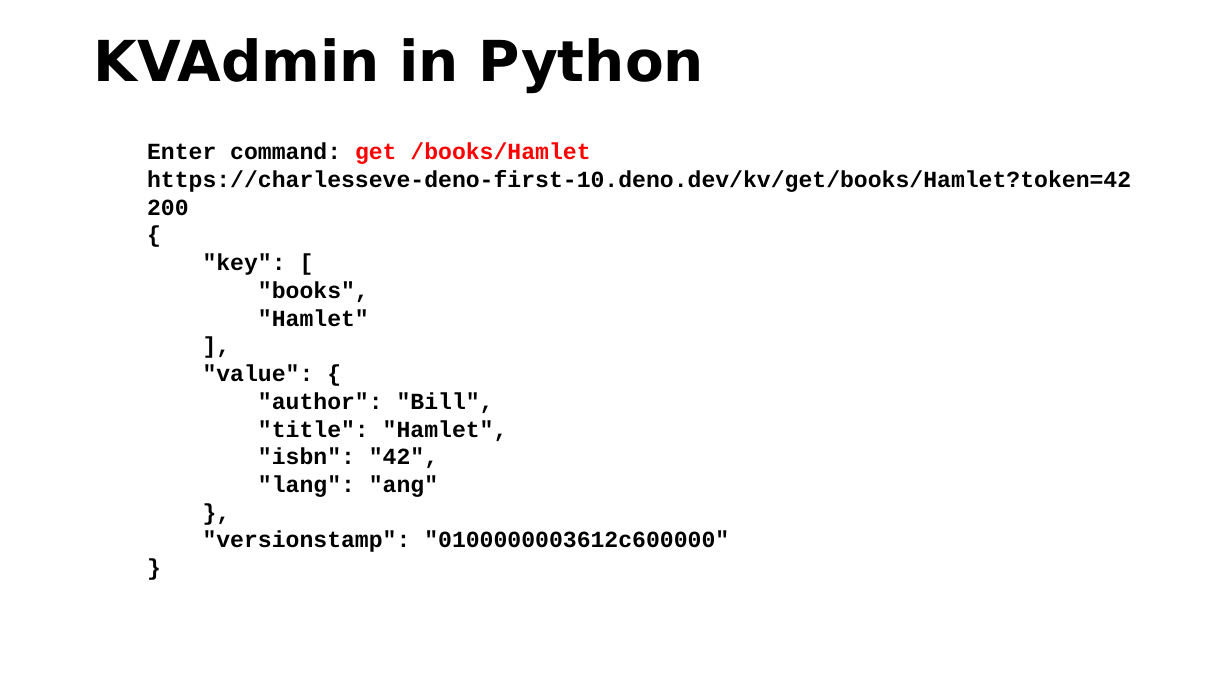
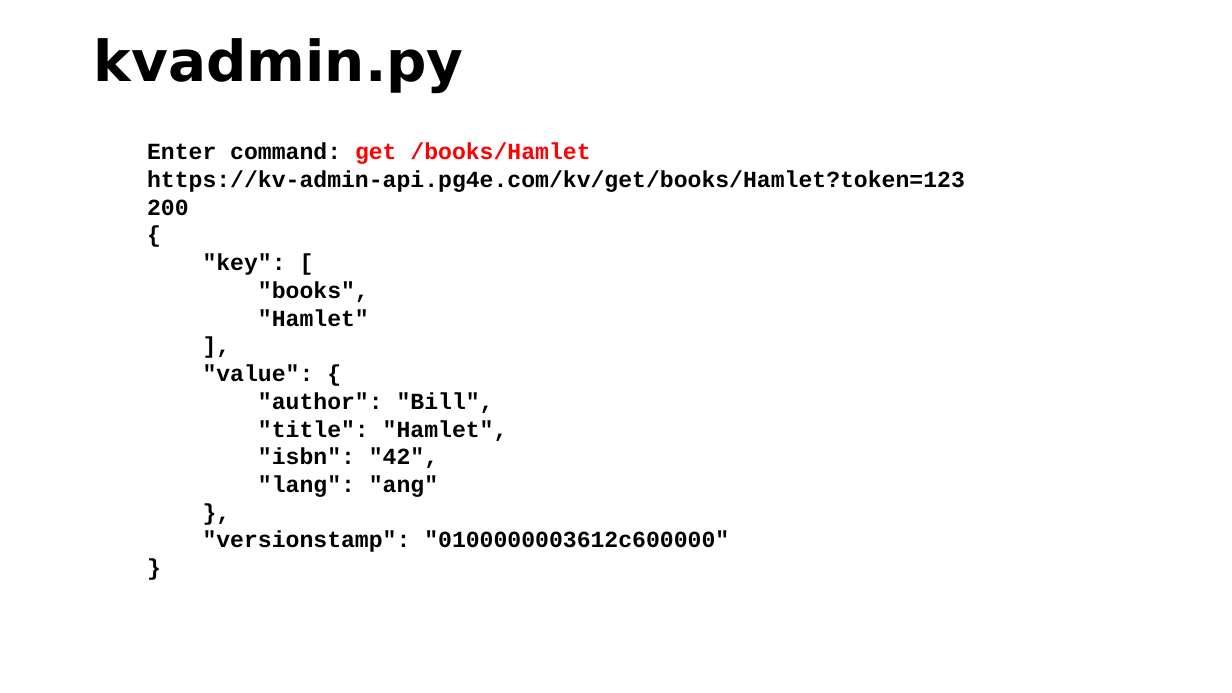
Before and after one commit to csev/pg4e, a slide deck: slide 40 of lectures/07-DenoKV.pptx (slide 39 before the commit). Drawn at 1232x693 pixels with LibreOffice and Linux fonts; fonts in the diff are those of the drawing. Boxes give left, top, right and bottom in pixels: in the first picture for what was removed or moved away, otherwise in the second. Text is boxed around its words. In the diff, an @@ line names an element or a change of style, - is before the commit and + after.

```diff
--- a/lectures/07-DenoKV.pptx
+++ b/lectures/07-DenoKV.pptx
@@ title at bbox=[94, 38, 464, 93]: text changed @@
-KVAdmin in Python
+kvadmin.py
@@ text at bbox=[147, 170, 965, 192]: text changed @@
-https://charlesseve-deno-first-10.deno.dev/kv/get/books/Hamlet?token=42
+https://kv-admin-api.pg4e.com/kv/get/books/Hamlet?token=123
```
Also in this commit, not shown: 9 other slides changed, 4 slides added, 5 slides removed, 1 other file.
